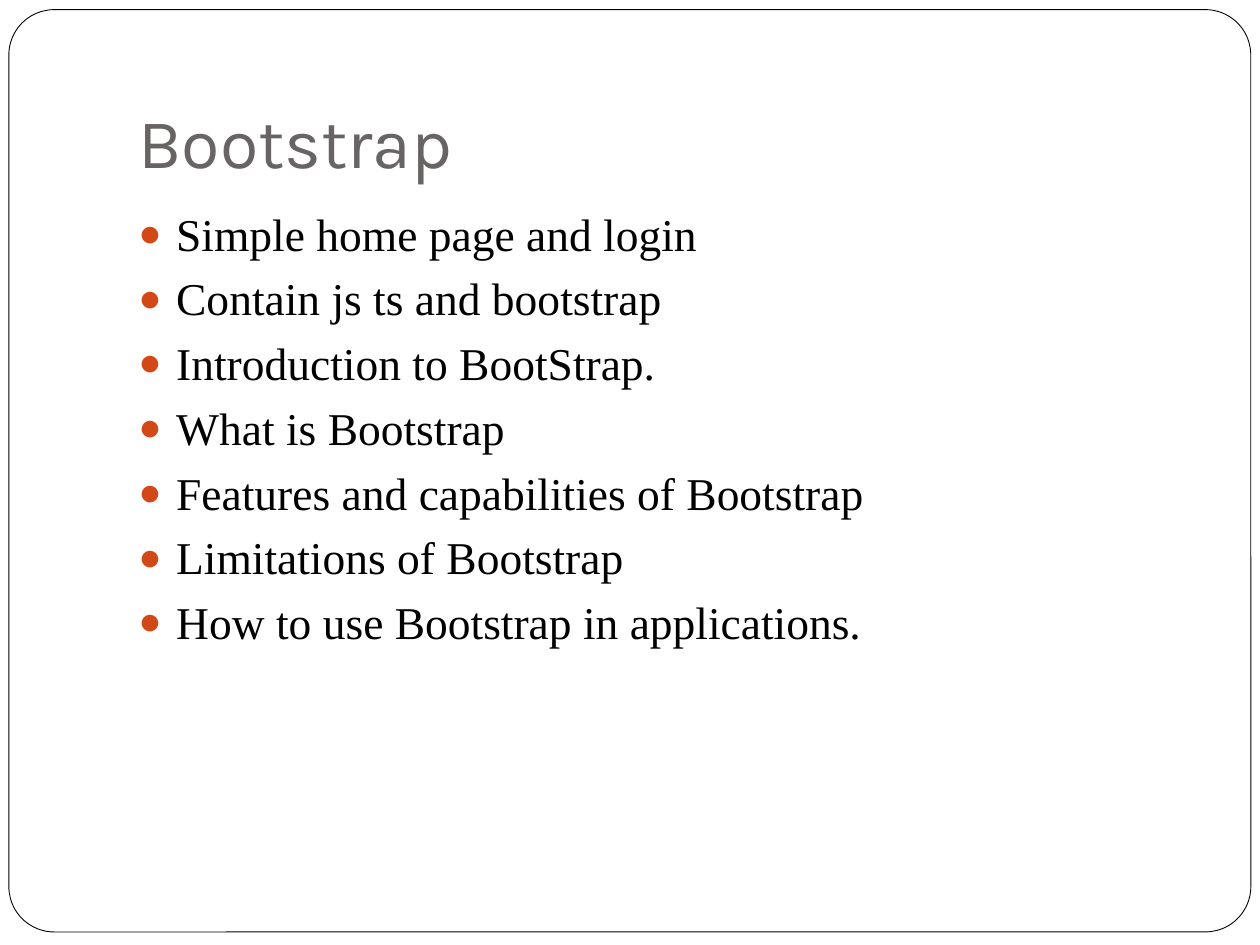
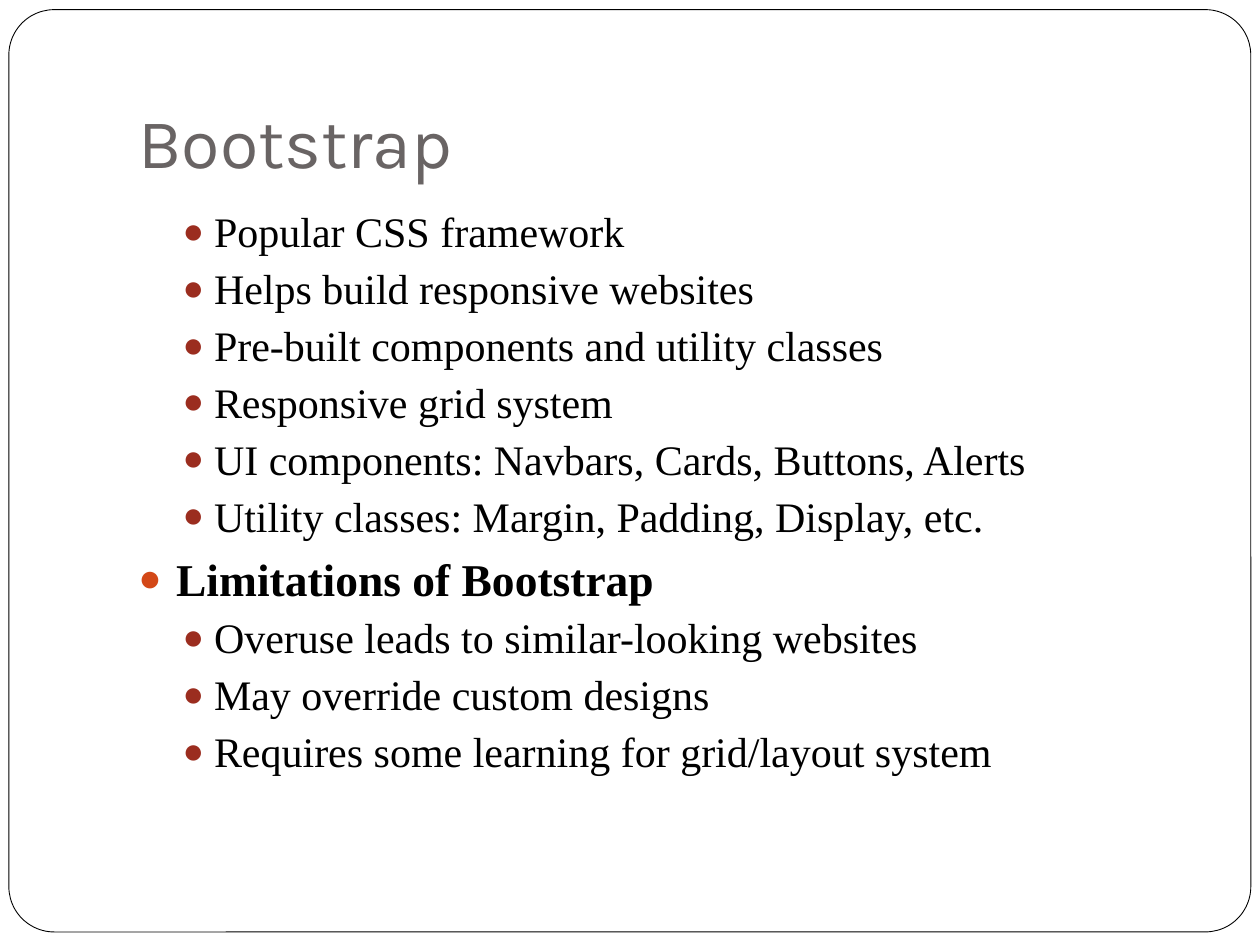
Before and after one commit to rosemarythomas994/VueR-assignment, a slide deck: slide 7 of Presentation Assignment.pptx (slide 10 before the commit). Drawn at 1260x945 pixels with LibreOffice and Linux fonts; fonts in the diff are those of the drawing. Boxes give left, top, right and bottom in pixels: in the first picture for what was removed or moved away, otherwise in the second. Text is boxed around its words. In the diff, an @@ line names an element or a change of style, - is before the commit and + after.

```diff
--- a/Presentation Assignment.pptx
+++ b/Presentation Assignment.pptx
@@ text at (214,217,1026,541): text changed; size 26 to 24 pt @@
-● Simple home page and login
-● Contain js ts and bootstrap
-● Introduction to BootStrap.
-● What is Bootstrap
-● Features and capabilities of Bootstrap
+  ● Popular CSS framework
+  ● Helps build responsive websites
+  ● Pre-built components and utility classes
+  ● Responsive grid system
+  ● UI components: Navbars, Cards, Buttons, Alerts
+  ● Utility classes: Margin, Padding, Display, etc.
@@ text at (176,564,654,605): bold on in "Limitations of Bootstrap" @@
@@ text at (214,624,992,776): text changed; size 26 to 24 pt @@
-● How to use Bootstrap in applications.
+  ● Overuse leads to similar-looking websites
+  ● May override custom designs
+  ● Requires some learning for grid/layout system
```
Also in this commit, not shown: 7 other slides changed, 5 slides added, 4 slides removed, 28 other files.
